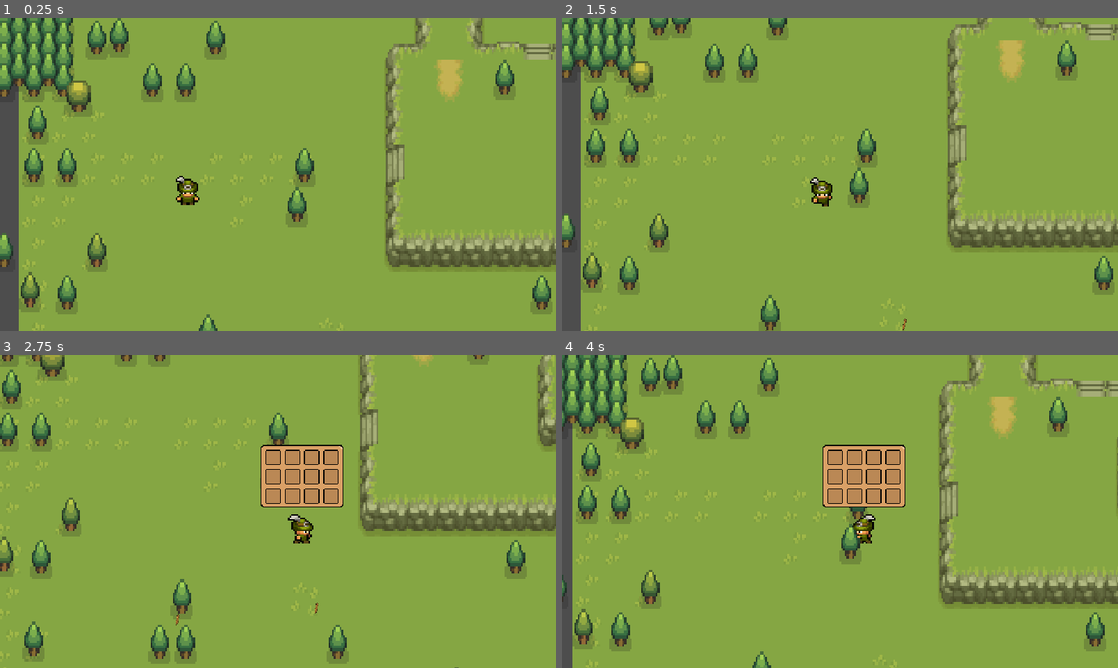
Above: before the commit, frames 1-4 (two rows, left to right).
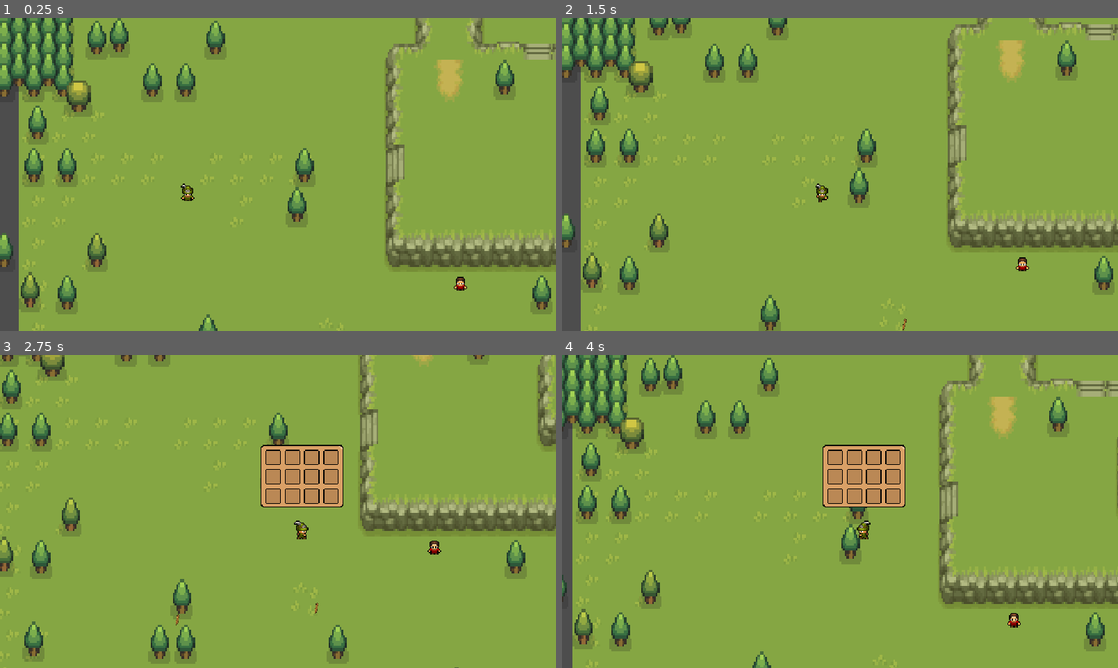
Above: after the commit, the same moments.

Repository: maryBauman/Survive
Game: Godot game, scene res://scenes/places/world.tscn
Two runs of this game, one before a commit and one after it. Both use one fixed random seed, a clock stepped at 60 frames per second and the inputs below.
Inputs:
- Up to frame 1 (0.25 s): no input
- Up to frame 2 (1.5 s): hold D (right) 0.53-1.28 s; tap E (e) at 0.6 s; tap I (i) at 0.8, 1.35 s; hold S (down) from 1.28 s (still down)
- Up to frame 3 (2.75 s): tap E (e) at 1.55, 2.1 s; release S (down) at 2.03 s; hold D (right) from 2.03 s (still down); tap I (i) at 2.3 s
- Up to frame 4 (4 s): release D (right) at 2.78 s; hold W (up) 2.78-3.53 s; tap I (i) at 2.85, 3.8 s; tap E (e) at 3.05, 3.6 s; hold A (left) from 3.53 s (still down)

The runs differ from the first frame. In frame 1, 0.4% of the frame differs, in the area x 31-84%, y 50-88%; in frame 2, 0.3%; in frame 3, 0.3%; in frame 4, 0.3%.
Error after the commit: Invalid call. Nonexistent function 'time_left' in base 'Timer'. (res://scenes/npc.gd:71)

Commit message:
need to fix timer for npc movements

Diff:
--- a/scenes/npc.gd
+++ b/scenes/npc.gd
@@ -11,6 +11,7 @@
 var start_pos
 
 enum {
+	# 1=IDLE, 2=NEW_DIR, 3=MOVE
 	IDLE,
 	NEW_DIR,
 	MOVE
@@ -22,6 +23,7 @@
 
 func _process(delta):
 	if cur_state==0 or cur_state==1:
+		#cur_state = IDLE or NEW_DIR
 		$AnimatedSprite2D.play("idle")
 	elif cur_state==2 and !is_chatting:
 		if dir.y == -1:
@@ -32,15 +34,9 @@
 			$AnimatedSprite2D.play("s-walk")
 		elif dir.x == -1:
 			$AnimatedSprite2D.play("w-walk")
-#		elif dir.x > 0.5 and dir.y < 0.5:
-#			$AnimatedSprite2D.play("ne-walk")
-#		elif dir.x > 0.5 and dir.y > 0.5:
-#			$AnimatedSprite2D.play("se-walk")
-#		elif dir.x < 0.5 and dir.y < 0.5:
-#			$AnimatedSprite2D.play("nw-walk")
-#		elif dir.x < 0.5 and dir.y > 0.5:
-#			$AnimatedSprite2D.play("sw-walk")
+
 	if is_roaming:
+		chooseNewState()
 		match cur_state:
 			IDLE:
 				pass
@@ -48,6 +44,7 @@
 				dir = choose([Vector2.RIGHT, Vector2.UP, Vector2.LEFT, Vector2.DOWN])
 			MOVE:
 				move(delta)
+
 func choose(array):
 	array.shuffle()
 	return array.front()
@@ -55,7 +52,6 @@
 func move(delta):
 	if !is_chatting:
 		position += dir * speed * delta
-
 
 
 func _on_chat_detection_area_body_shape_entered(body_rid, body, body_shape_index, local_shape_index):
@@ -68,6 +64,10 @@
 	if body.has_method("player"):
 		player_in_chatzone = false
 
-func on_timer_timeout():
-	$Timer.wait_time=choose([0.5,1,1.5 ])
+#never called, gonna try calling it
+func chooseNewState():
+	#$Timer.wait_time=choose([5, 10, 15, 20, 30, 45])
+	$Timer.wait_time = (3000)
+	print($Timer.time_left())
 	cur_state = choose([IDLE, NEW_DIR, MOVE])
+	print("cur_state = ", cur_state)
--- a/scenes/npc.tscn
+++ b/scenes/npc.tscn
@@ -168,7 +168,7 @@
 
 [node name="AnimatedSprite2D" type="AnimatedSprite2D" parent="."]
 sprite_frames = SubResource("SpriteFrames_btv3l")
-animation = &"w-walk"
+animation = &"e-walk"
 
 [node name="CollisionShape2D" type="CollisionShape2D" parent="."]
 position = Vector2(0, 3)
@@ -182,6 +182,7 @@
 shape = SubResource("CircleShape2D_5swav")
 
 [node name="Timer" type="Timer" parent="."]
+wait_time = 10.0
 autostart = true
 
 [connection signal="body_shape_entered" from="chat_detection_area" to="." method="_on_chat_detection_area_body_shape_entered"]
--- a/scenes/people/player.tscn
+++ b/scenes/people/player.tscn
@@ -282,29 +282,29 @@
 "duration": 1.0,
 "texture": SubResource("AtlasTexture_tdqob")
 }],
+"loop": true,
+"name": &"death",
+"speed": 9.0
+}, {
+"frames": [{
+"duration": 1.0,
+"texture": SubResource("AtlasTexture_tllli")
+}, {
+"duration": 1.0,
+"texture": SubResource("AtlasTexture_68ao6")
+}, {
+"duration": 1.0,
+"texture": SubResource("AtlasTexture_qr3d2")
+}, {
+"duration": 1.0,
+"texture": SubResource("AtlasTexture_m4fks")
+}, {
+"duration": 1.0,
+"texture": SubResource("AtlasTexture_1r6uk")
+}],
 "loop": false,
-"name": &"death",
-"speed": 6.0
-}, {
-"frames": [{
-"duration": 1.0,
-"texture": SubResource("AtlasTexture_tllli")
-}, {
-"duration": 1.0,
-"texture": SubResource("AtlasTexture_68ao6")
-}, {
-"duration": 1.0,
-"texture": SubResource("AtlasTexture_qr3d2")
-}, {
-"duration": 1.0,
-"texture": SubResource("AtlasTexture_m4fks")
-}, {
-"duration": 1.0,
-"texture": SubResource("AtlasTexture_1r6uk")
-}],
-"loop": true,
 "name": &"e-attack",
-"speed": 5.0
+"speed": 9.0
 }, {
 "frames": [{
 "duration": 1.0,
@@ -315,7 +315,7 @@
 }],
 "loop": true,
 "name": &"e-walk",
-"speed": 5.0
+"speed": 9.0
 }, {
 "frames": [{
 "duration": 1.0,
@@ -326,7 +326,7 @@
 }],
 "loop": true,
 "name": &"idle",
-"speed": 5.0
+"speed": 9.0
 }, {
 "frames": [{
 "duration": 1.0,
@@ -346,7 +346,7 @@
 }],
 "loop": true,
 "name": &"n-attack",
-"speed": 5.0
+"speed": 9.0
 }, {
 "frames": [{
 "duration": 1.0,
@@ -357,7 +357,7 @@
 }],
 "loop": true,
 "name": &"n-walk",
-"speed": 5.0
+"speed": 9.0
 }, {
 "frames": [{
 "duration": 1.0,
@@ -377,7 +377,7 @@
 }],
 "loop": true,
 "name": &"ne-attack",
-"speed": 5.0
+"speed": 9.0
 }, {
 "frames": [{
 "duration": 1.0,
@@ -388,7 +388,7 @@
 }],
 "loop": true,
 "name": &"ne-walk",
-"speed": 5.0
+"speed": 9.0
 }, {
 "frames": [{
 "duration": 1.0,
@@ -408,7 +408,7 @@
 }],
 "loop": true,
 "name": &"nw-attack",
-"speed": 5.0
+"speed": 9.0
 }, {
 "frames": [{
 "duration": 1.0,
@@ -419,7 +419,7 @@
 }],
 "loop": true,
 "name": &"nw-walk",
-"speed": 5.0
+"speed": 9.0
 }, {
 "frames": [{
 "duration": 1.0,
@@ -439,7 +439,7 @@
 }],
 "loop": true,
 "name": &"s-attack",
-"speed": 5.0
+"speed": 9.0
 }, {
 "frames": [{
 "duration": 1.0,
@@ -450,7 +450,7 @@
 }],
 "loop": true,
 "name": &"s-walk",
-"speed": 5.0
+"speed": 9.0
 }, {
 "frames": [{
 "duration": 1.0,
@@ -470,7 +470,7 @@
 }],
 "loop": true,
 "name": &"se-attack",
-"speed": 5.0
+"speed": 9.0
 }, {
 "frames": [{
 "duration": 1.0,
@@ -481,7 +481,7 @@
 }],
 "loop": true,
 "name": &"se-walk",
-"speed": 5.0
+"speed": 9.0
 }, {
 "frames": [{
 "duration": 1.0,
@@ -501,7 +501,7 @@
 }],
 "loop": true,
 "name": &"sw-attack",
-"speed": 5.0
+"speed": 9.0
 }, {
 "frames": [{
 "duration": 1.0,
@@ -512,7 +512,7 @@
 }],
 "loop": true,
 "name": &"sw-walk",
-"speed": 5.0
+"speed": 9.0
 }, {
 "frames": [{
 "duration": 1.0,
@@ -532,7 +532,7 @@
 }],
 "loop": true,
 "name": &"w-attack",
-"speed": 5.0
+"speed": 9.0
 }, {
 "frames": [{
 "duration": 1.0,
@@ -543,7 +543,7 @@
 }],
 "loop": true,
 "name": &"w-walk",
-"speed": 5.0
+"speed": 9.0
 }]
 
 [sub_resource type="CircleShape2D" id="CircleShape2D_5wtmx"]
@@ -555,10 +555,8 @@
 
 [node name="AnimatedSprite2D" type="AnimatedSprite2D" parent="."]
 position = Vector2(24.5, 20.5)
-scale = Vector2(1.78125, 1.59375)
 sprite_frames = SubResource("SpriteFrames_flie8")
-animation = &"n-walk"
-frame_progress = 0.69863
+animation = &"w-walk"
 
 [node name="CollisionShape2D" type="CollisionShape2D" parent="."]
 position = Vector2(25, 24)
--- a/scenes/places/world.tscn
+++ b/scenes/places/world.tscn
@@ -8,6 +8,7 @@
 [ext_resource type="PackedScene" uid="uid://51c3jrrwueam" path="res://scenes/plants/apple_tree.tscn" id="6_3c77k"]
 [ext_resource type="AudioStream" uid="uid://c5yc7fuvp324d" path="res://music/sax.wav" id="7_nv6n8"]
 [ext_resource type="PackedScene" uid="uid://xqowrgikkpcj" path="res://scenes/stick_collectable.tscn" id="8_p5kkq"]
+[ext_resource type="PackedScene" uid="uid://dqlvdufprgkx3" path="res://scenes/npc.tscn" id="9_3pcsi"]
 
 [sub_resource type="TileSetAtlasSource" id="TileSetAtlasSource_0thck"]
 texture = ExtResource("2_2f5su")
@@ -982,3 +983,6 @@
 
 [node name="smallLakeCollisionShape" type="CollisionPolygon2D" parent="smallLakeCollisions"]
 polygon = PackedVector2Array(507, 163, 507, 304, 519, 312, 529, 303, 530, 160, 519, 152)
+
+[node name="npc" parent="." instance=ExtResource("9_3pcsi")]
+position = Vector2(305, 112)
Not shown: 1 places in scenes/places/world.tscn that only renumber resources
